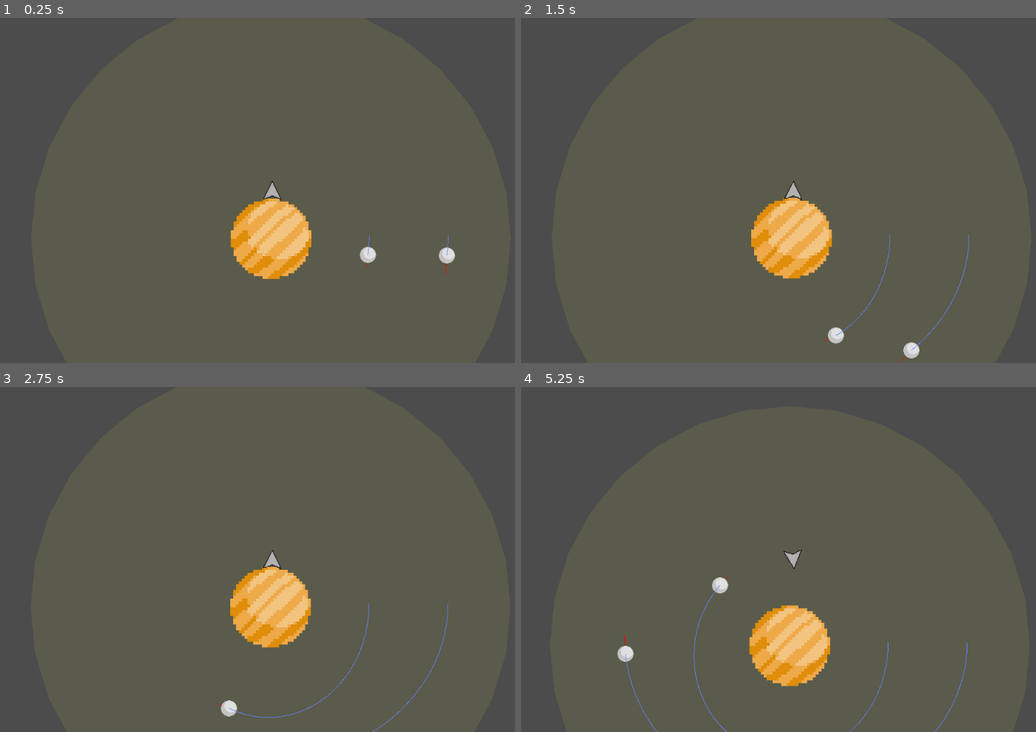
Above: before the commit, frames 1-4 (two rows, left to right).
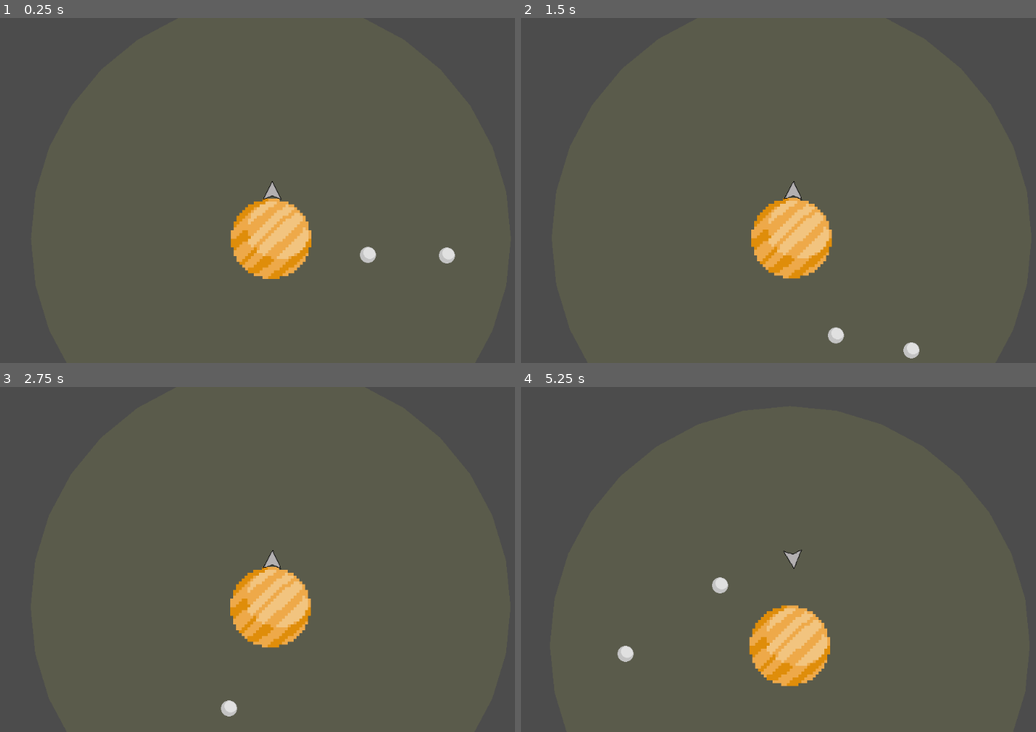
Above: after the commit, the same moments.

Repository: mattherman/moonshot
Game: Godot game, scene res://Main.tscn
Two runs of this game, one before a commit and one after it. Both use one fixed random seed, a clock stepped at 60 frames per second and the inputs below.
Inputs:
- Up to frame 1 (0.25 s): no input
- Up to frame 2 (1.5 s): hold Right (ui_right) 0.53-1.28 s; hold Left (ui_left) from 1.28 s (still down)
- Up to frame 3 (2.75 s): release Left (ui_left) at 2.03 s; hold Right (ui_right) from 2.03 s (still down)
- Up to frame 4 (5.25 s): release Right (ui_right) at 2.78 s; hold Up (ui_up) 2.78-3.53 s; hold Left (ui_left) from 3.53 s (still down)

The runs differ from the first frame. In frame 1, less than 0.1% of the frame differs, in the area x 70-88%, y 63-75%; in frame 2, 0.2%; in frame 3, 0.2%; in frame 4, 0.3%, in the area x 20-87%, y 54-100%.

Commit message:
Toggle orbit

Diff:
--- a/Moon.gd
+++ b/Moon.gd
@@ -1,6 +1,7 @@
 extends RigidBody2D
 
 export var thrust = 22
+export var showOrbit = false
 var thrust_vector = Vector2()
 
 func _ready():
@@ -13,10 +14,11 @@
 	draw_line(Vector2(0,0), thrust_vector * thrust, Color(255, 0, 0), 1)
 
 func _process(delta):
-	$Orbit.add_point(global_position)
-	if ($Orbit.get_point_count() > 2048):
-		$Orbit.remove_point(0)
-	update()
+	if (showOrbit):
+		$Orbit.add_point(global_position)
+		if ($Orbit.get_point_count() > 2048):
+			$Orbit.remove_point(0)
+		update()
 
 func _integrate_forces(state):
 	var gravity_vector = state.total_gravity.normalized()
